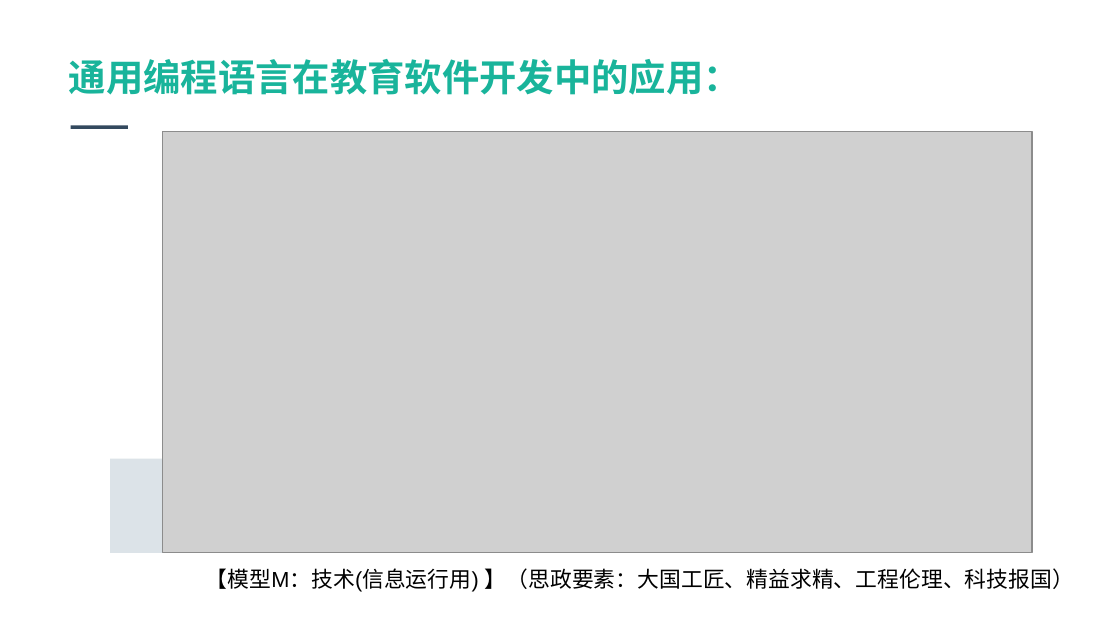
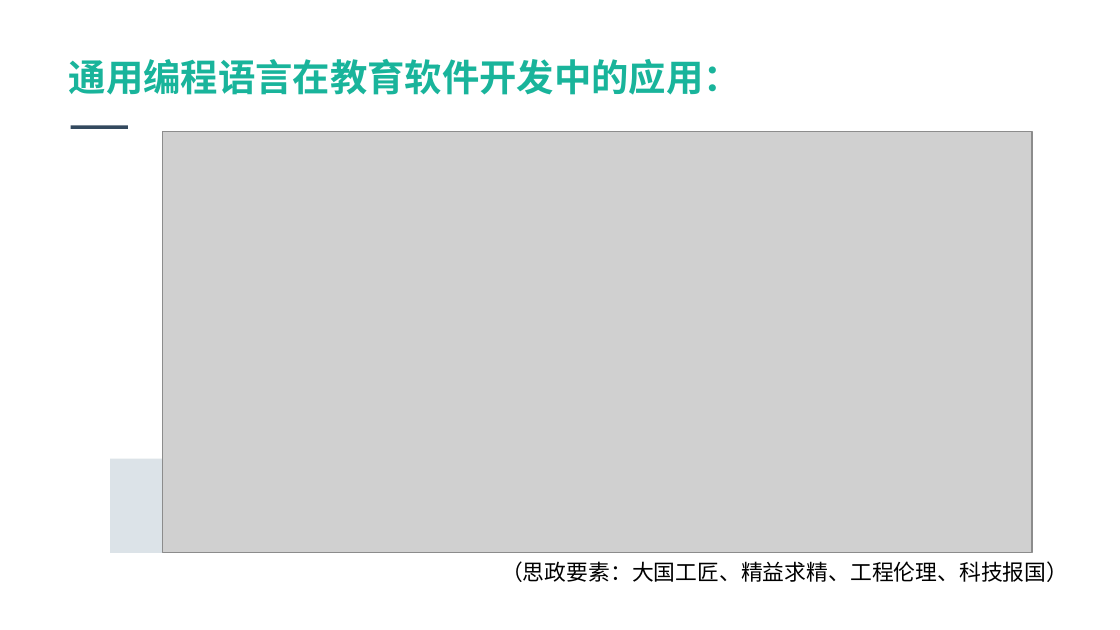
Before and after one commit to jbhuang99/WebEdu_LocalVersion_YuQin_DotNetCore2.1, a slide deck: slide 9 of wwwroot/1-FourPlatformLevelsofUniversalProgrammingLanguage.pptx. Drawn at 1120x630 pixels with LibreOffice and Linux fonts; fonts in the diff are those of the drawing; grey boxes stand for pictures; background and template pictures are left out. Boxes give left, top, right and bottom in pixels: in the first picture for what was removed or moved away, otherwise in the second. Text is boxed around its words. In the diff, an @@ line names an element or a change of style, - is before the commit and + after.

```diff
--- a/wwwroot/1-FourPlatformLevelsofUniversalProgrammingLanguage.pptx
+++ b/wwwroot/1-FourPlatformLevelsofUniversalProgrammingLanguage.pptx
@@ text at (501, 561, 1068, 582): text changed @@
-【模型M：技术(信息运行用) 】（思政要素：大国工匠、精益求精、工程伦理、科技报国）
+（思政要素：大国工匠、精益求精、工程伦理、科技报国）
```
Also in this commit, not shown: 6 other slides changed.
